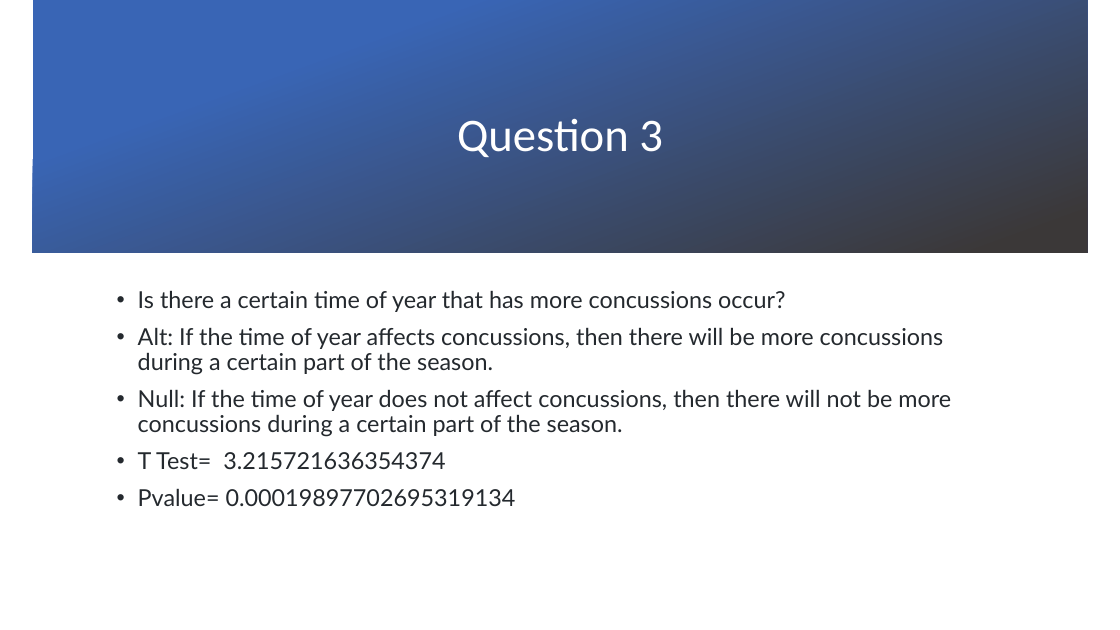
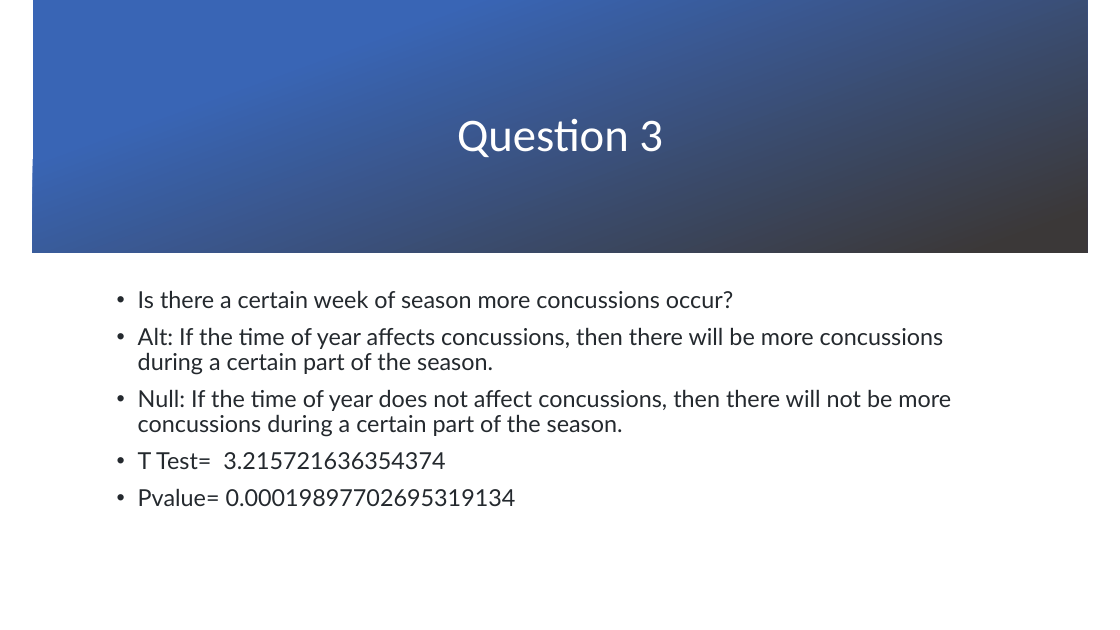
Before and after one commit to trippy64/ConcussionGroupA, a slide deck: slide 12 of Concussions in the NFL.pptx (slide 11 before the commit). Drawn at 1120x630 pixels with LibreOffice and Linux fonts; fonts in the diff are those of the drawing; background and template pictures are left out. Boxes give left, top, right and bottom in pixels: in the first picture for what was removed or moved away, otherwise in the second. Text is boxed around its words. In the diff, an @@ line names an element or a change of style, - is before the commit and + after.

```diff
--- a/Concussions in the NFL.pptx
+++ b/Concussions in the NFL.pptx
@@ text at (138, 290, 733, 308): text changed @@
-• Is there a certain time of year that has more concussions occur?
+• Is there a certain week of season more concussions occur?
```
Also in this commit, not shown: 1 other slide changed, 1 slide added, 2 other files.
